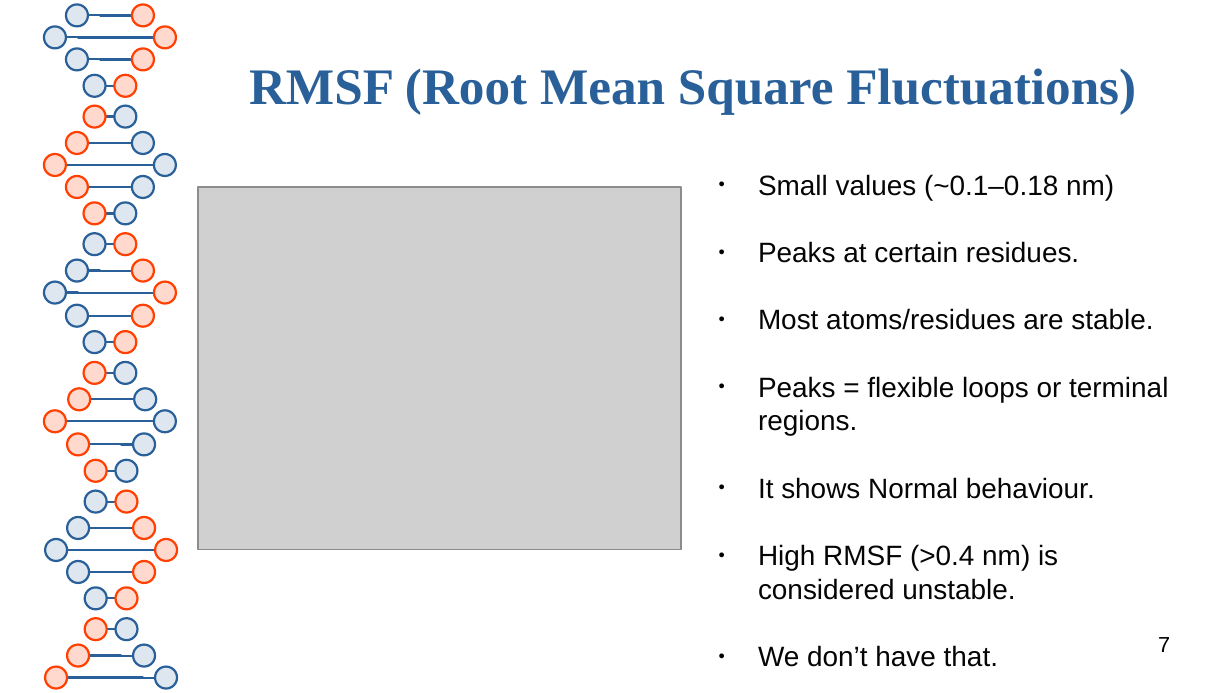
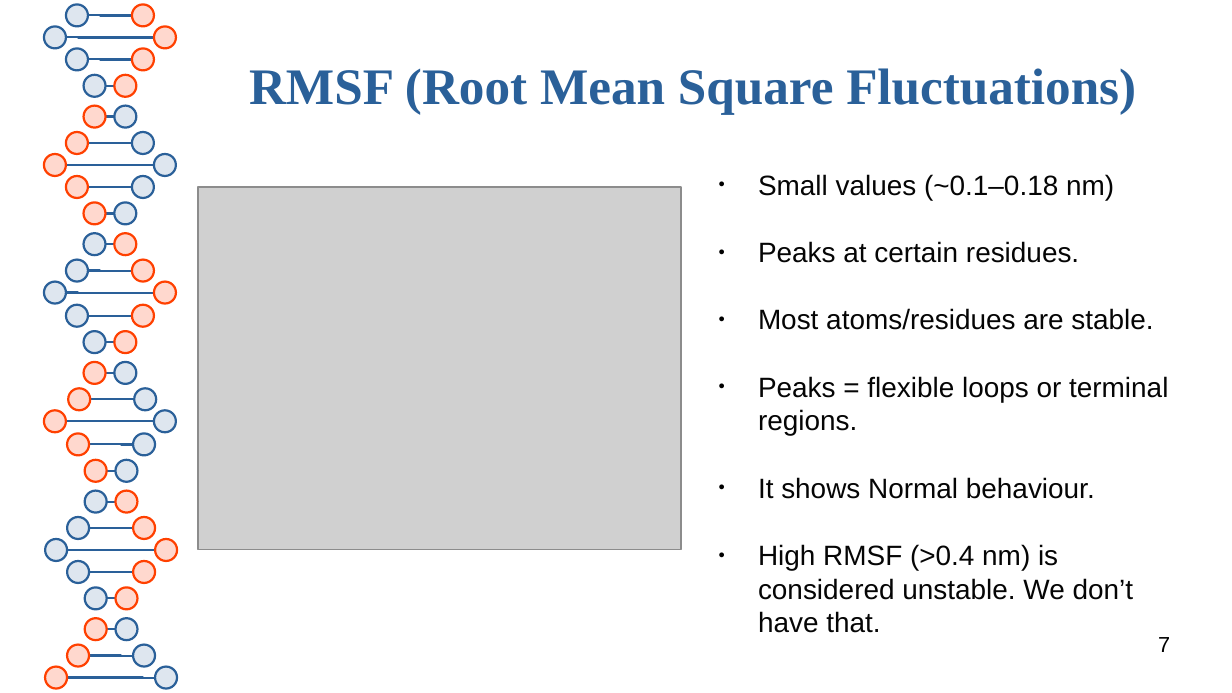
Before and after one commit to wasitkrish/Myoglobin-1MBN-Simulation, a slide deck: slide 7 of MD Simulation/Myoglobin 1MBN/MD-Simulation.odp. Drawn at 1232x693 pixels with LibreOffice and Linux fonts; fonts in the diff are those of the drawing; grey boxes stand for pictures. Boxes give left, top, right and bottom in pixels: in the first picture for what was removed or moved away, otherwise in the second. Text is boxed around its words. In the diff, an @@ line names an element or a change of style, - is before the commit and + after.

```diff
--- a/MD Simulation/Myoglobin 1MBN/MD-Simulation.odp
+++ b/MD Simulation/Myoglobin 1MBN/MD-Simulation.odp
@@ text at [758,544,1134,633]: text changed @@
-● High RMSF (>0.4 nm) is considered unstable.
-● We don’t have that.
+● High RMSF (>0.4 nm) is considered unstable. We don’t have that.
```
Also in this commit, not shown: 1 other slide changed, 2 other files.
